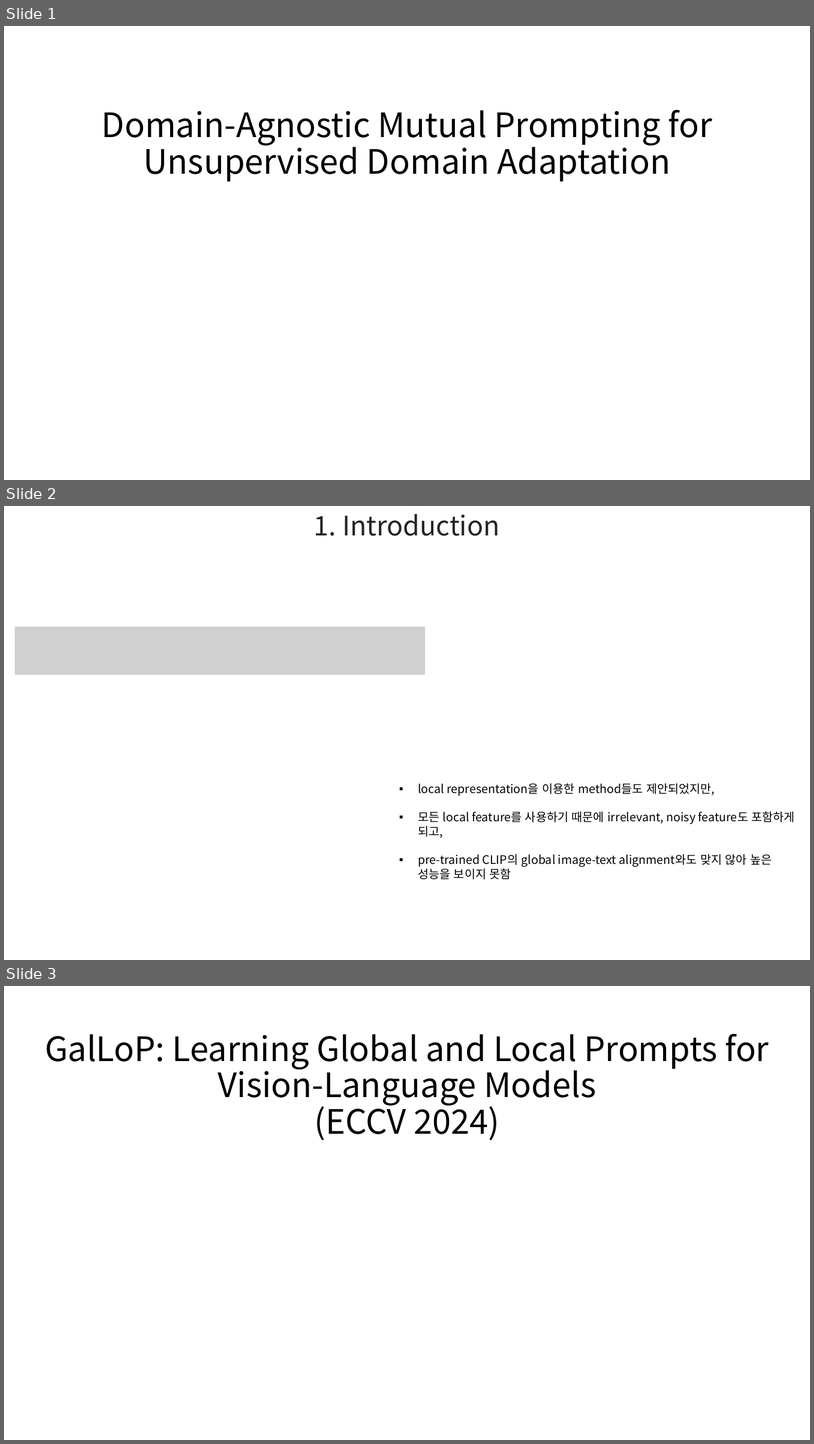
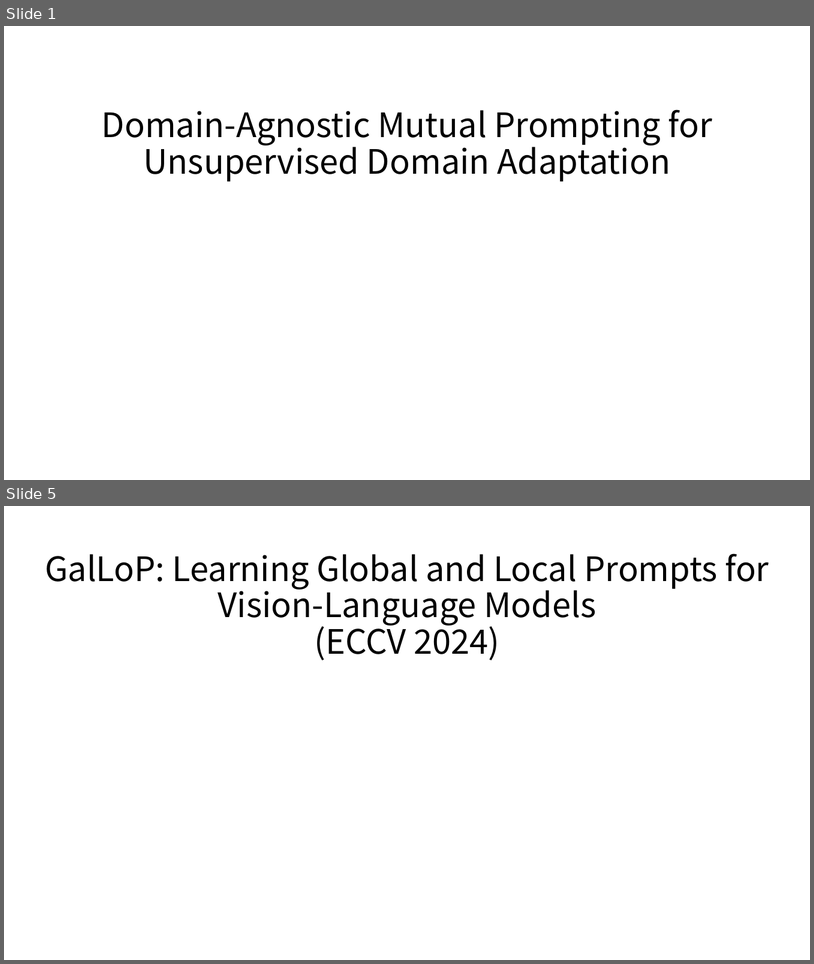
Before and after one commit to hbcho03/cvpr, a slide deck: CVPR/논문/DA(ECCV) PPT.pptx. Shown one above the other, each under a label of ours: slides 1, 2 and 3 before the commit, slides 1 and 5 after it; the slides between them are not shown. The pictures are 814x1444 and 814x964 pixels, drawn with LibreOffice and Linux fonts; fonts in the diff are those of the drawing; grey boxes stand for pictures. Boxes give left, top, right and bottom in pixels: in the first picture for what was removed or moved away, otherwise in the second. Text is boxed around its words. In the diff, an @@ line names an element or a change of style, - is before the commit and + after.

```diff
--- a/CVPR/논문/DA(ECCV) PPT.pptx
+++ b/CVPR/논문/DA(ECCV) PPT.pptx
@@ slide 2 removed at (x1=4, y1=506, x2=810, y2=960), background #FFFFFF @@
@@ text removed at (x1=314, y1=514, x2=500, y2=536) @@
-1. Introduction
@@ picture removed at (x1=15, y1=627, x2=426, y2=674) @@
@@ text removed at (x1=418, y1=783, x2=795, y2=879) @@
-▪ local representation을 이용한 method들도 제안되었지만,
-▪ 모든 local feature를 사용하기 때문에 irrelevant, noisy feature도 포함하게 되고,
-▪ pre-trained CLIP의 global image-text alignment와도 맞지 않아 높은 성능을 보이지 못함
@@ what was slide 3 is now slide 5 @@
```
Also in this commit, not shown: 2 slides changed, 3 slides added, 1 other file.
